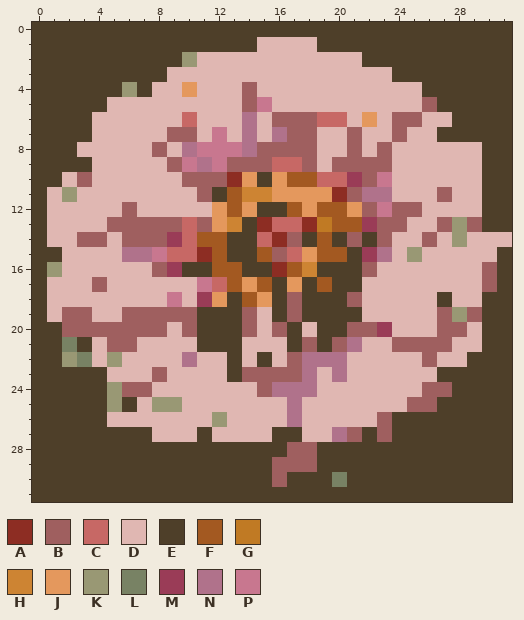
One commit to this pixel-art sprite: output.png. The picture above is the old version.
The file is 32x32 pixels. Colours within 5 levels of each other are drawn and written as one.
Palette (. is transparent): A #8d2d23  B #9f5f5f  C #c76865  D #e0b7b2  E #4e3f29  F #a35921  G #c07a24  H #cd8433  J #e4985d  K #999874  L #788264  M #9a3c57  N #b0728b  P #c8778f
New version:
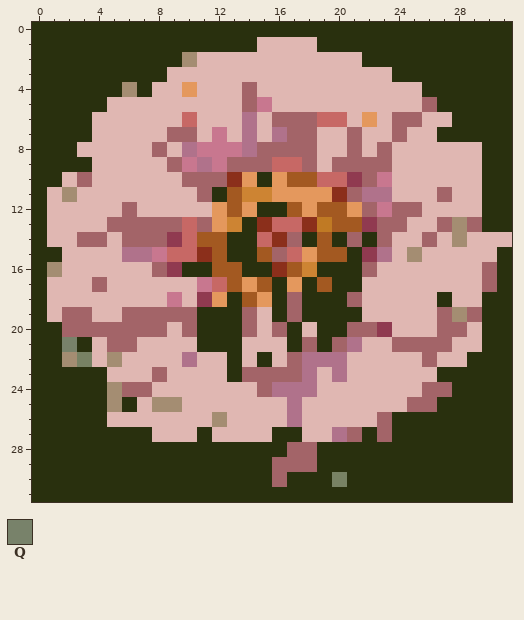
Colours new in this view: Q #78826a
The exact change:
{"colour":"A","old":"#8d2d23","new":"#8b2f1b"}
{"colour":"B","old":"#9f5f5f","new":"#a36468"}
{"colour":"E","old":"#4e3f29","new":"#29300e"}
{"colour":"K","old":"#999874","new":"#a48d72"}
{"colour":"M","old":"#9a3c57","new":"#903a50"}
{"y":21,"x":2,"old":"L","new":"Q"}
{"label":"changed","picture_box":[32,22,512,502]}
